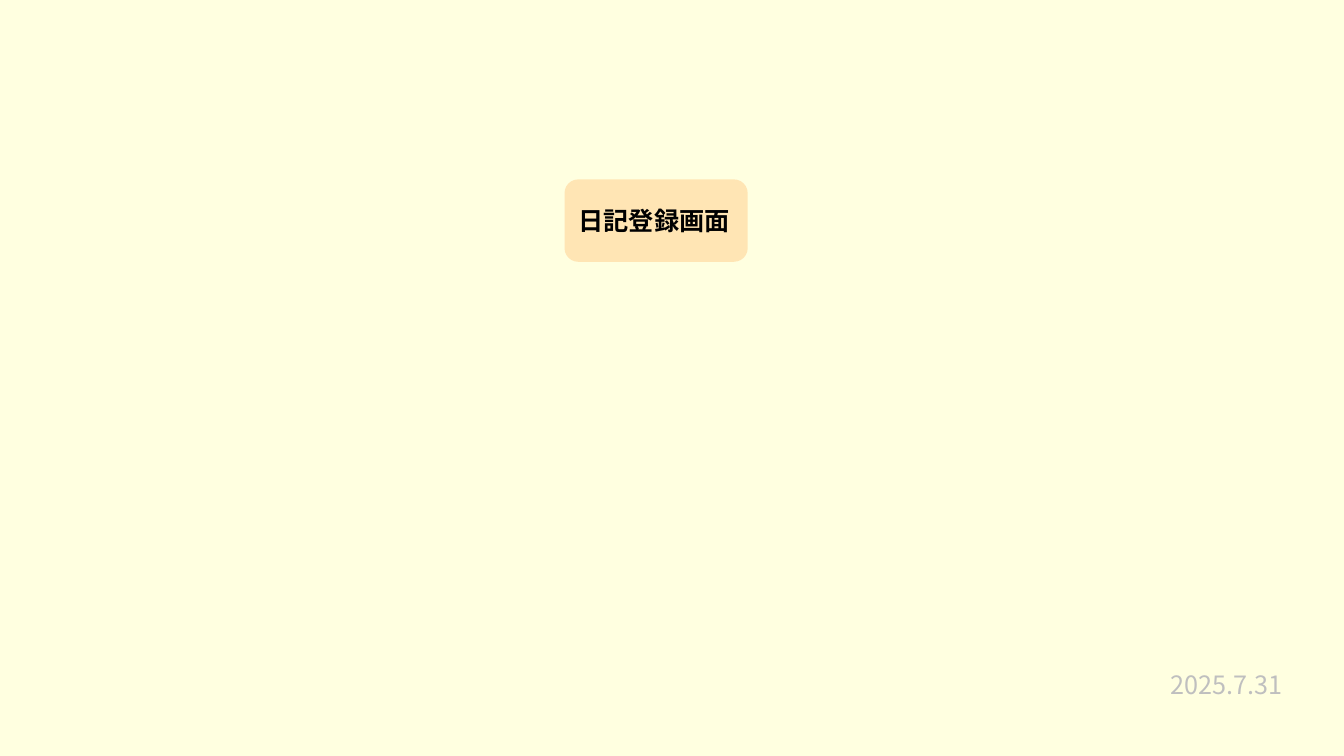
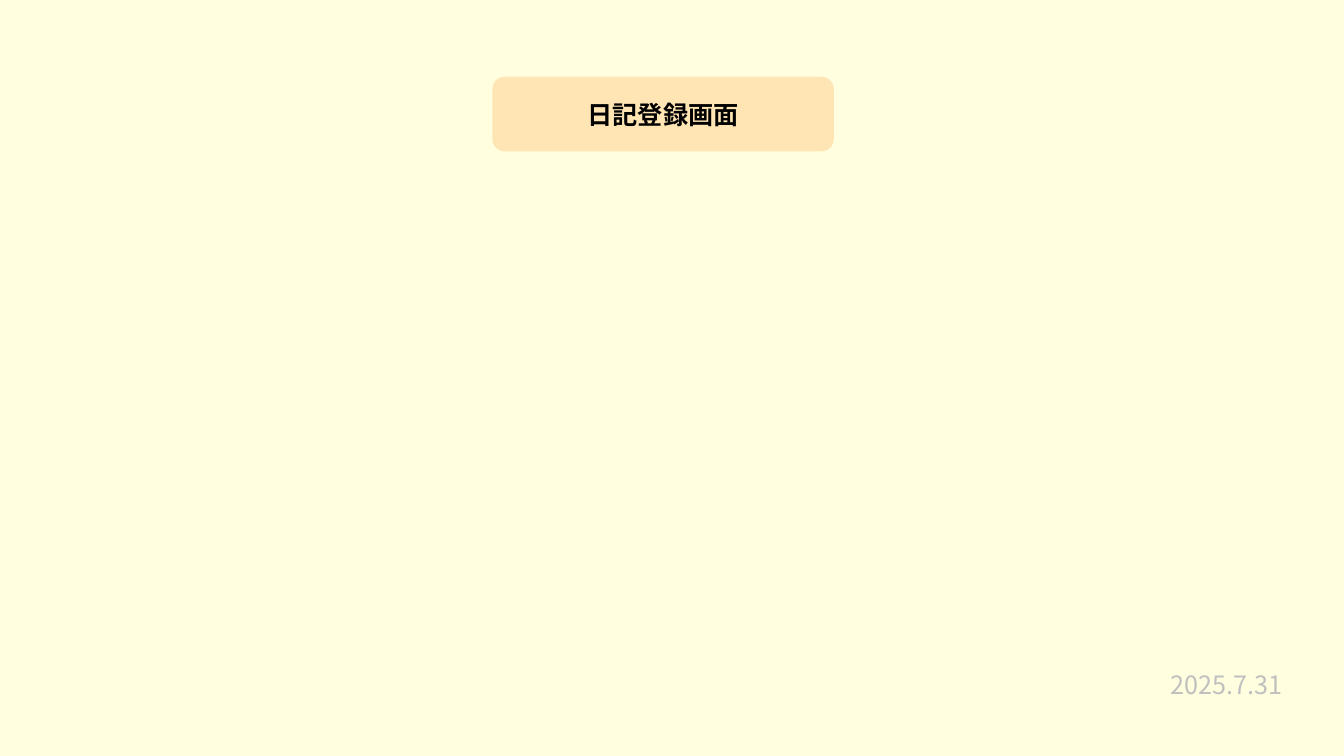
Before and after one commit to plusdojo2025/a2-7, a slide deck: slide 10 of 発表準備/7月成果発表会.pptx (slide 9 before the commit). Drawn at 1344x756 pixels with LibreOffice and Linux fonts; fonts in the diff are those of the drawing. Boxes give left, top, right and bottom in pixels: in the first picture for what was removed or moved away, otherwise in the second. Text is boxed around its words. In the diff, an @@ line names an element or a change of style, - is before the commit and + after.

Commit message:
新規登録更新

```diff
--- a/発表準備/7月成果発表会.pptx
+++ b/発表準備/7月成果発表会.pptx
@@ rounded rectangle "日記登録画面": place and size @@
-rounded rectangle "日記登録画面" at [565,179,748,262]
+rounded rectangle "日記登録画面" at [492,77,834,151]
@@ rounded rectangle "日記登録画面" at [492,77,834,151]: alignment left to centre @@
```
Also in this commit, not shown: 7 other slides changed, 2 other files.
